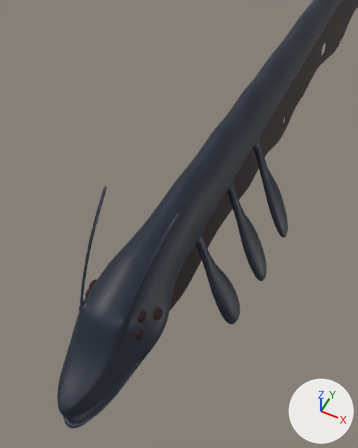
The Blender file Assets/Models/Monsters/Eel.blend, before and after one commit.
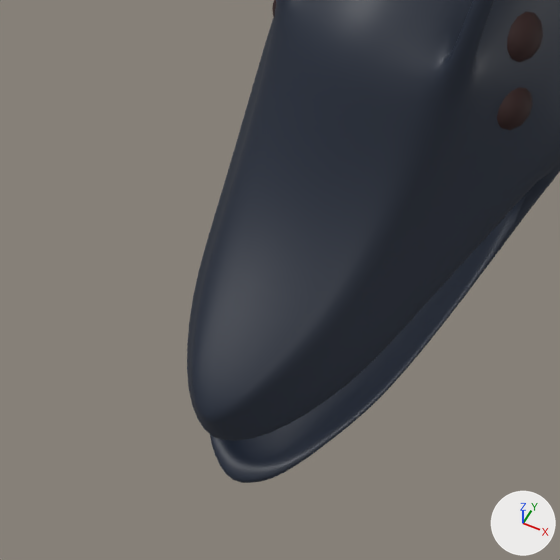
Each version is shown whole from a 50 mm lens placed at (10.3, -17.2, 25.6), pointed at (1.6, 0.1, 4.0), then close up on the part from 3% to 42% of the width and 69% to 100% of the height. The lights are fixed; the arrows at lower right show +X, +Y and +Z.
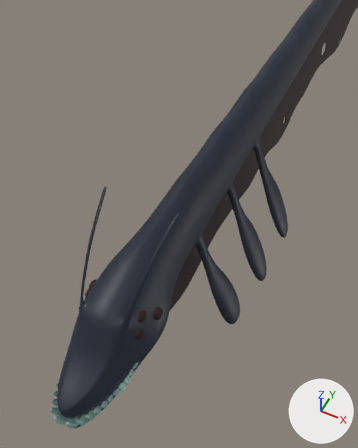
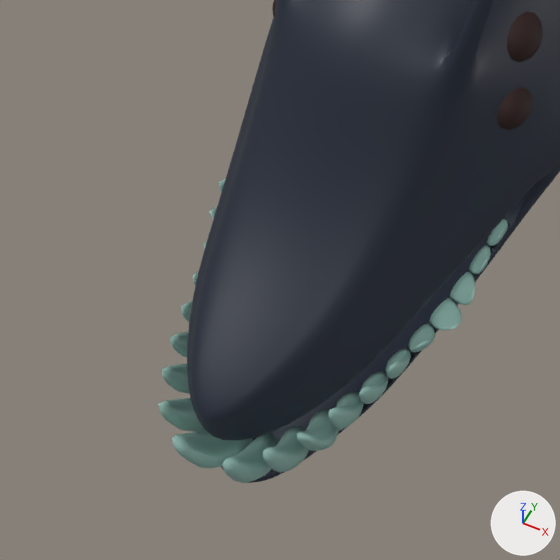
Commit message: eel swimming!

Pixel boxes (x1, y1, x2, y2) of what changed, in the close-ups (560 x 560 px):
'Teeth', added (cyan)
    after: (158, 179, 508, 483)

Edits to the bpy script that builds the scene:
```text
Add mat_teeth:
    mat_teeth = principled_material('Teeth')
    mat_teeth.base_color = (0.27, 0.467, 0.415)  # cyan #8eb6ac
Add me_cone:
    me_cone.from_pydata(...)  # 1342 vertices, 1342 faces; spans x -9.6..9.6, y -62.5..-34.4, z -18.8..-7.7
    me_cone.polygons.foreach_set('use_smooth', [True] * 1342)
    me_cone.materials.append(mat_teeth)  # cyan #8eb6ac
Add ob_teeth:
    ob_teeth = bpy.data.objects.new('Teeth', me_cone)
    ob_teeth.location = (0.0, 0.0, 0.0)
    ob_teeth.scale = (0.228, 0.179, 0.179)
```
